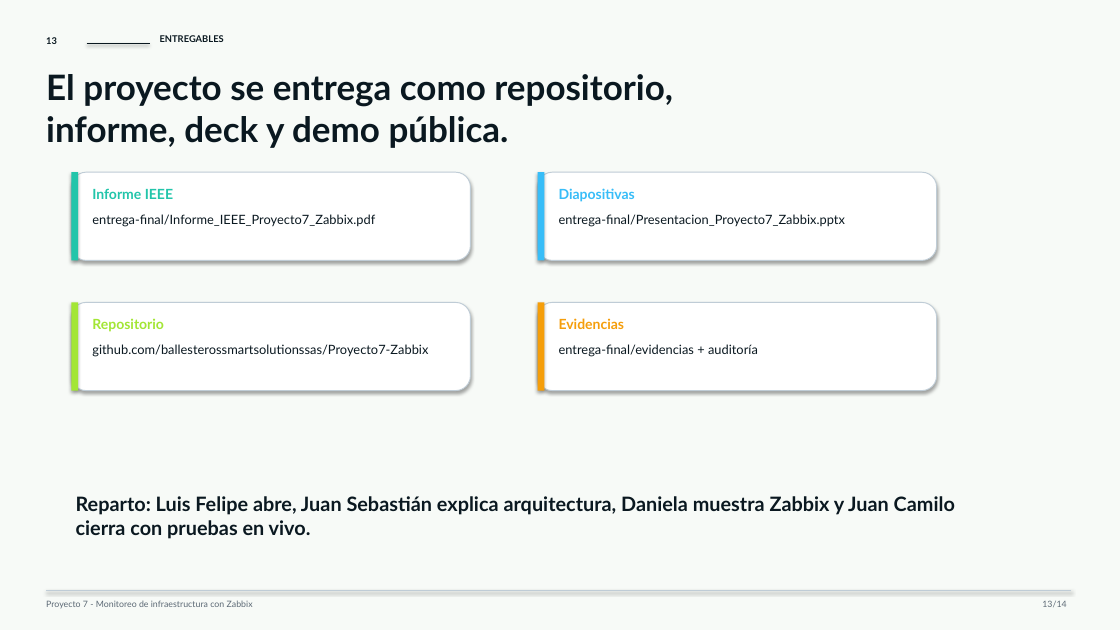
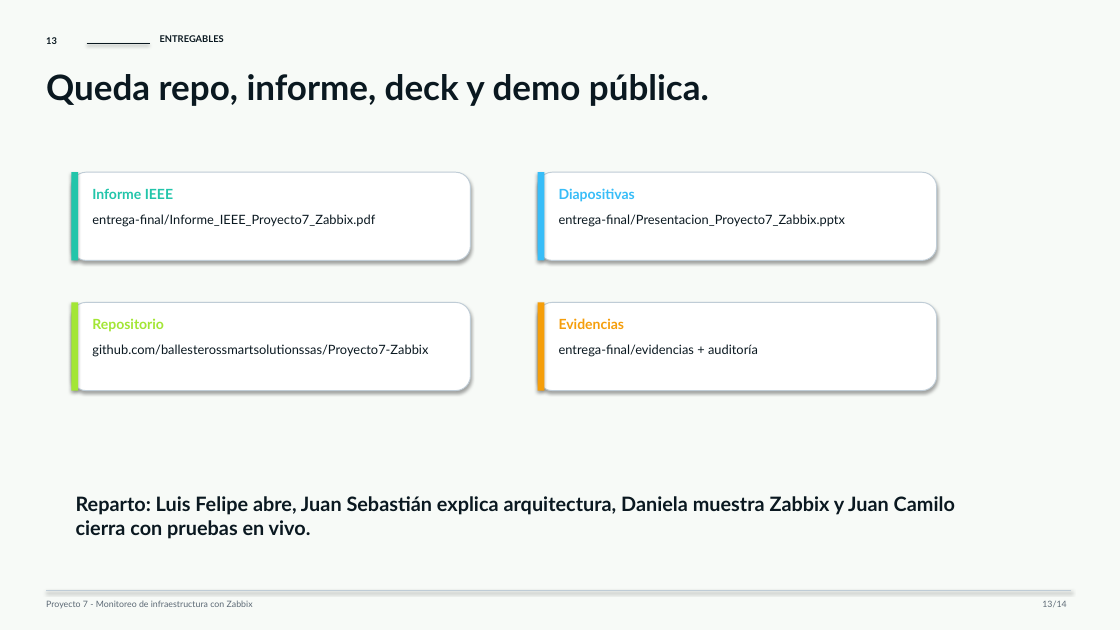
Before and after one commit to ballesterossmartsolutionssas/Proyecto7-Zabbix, a slide deck: slide 13 of entrega-final/Presentacion_Proyecto7_Zabbix.pptx. Drawn at 1120x630 pixels with LibreOffice and Linux fonts; fonts in the diff are those of the drawing. Boxes give left, top, right and bottom in pixels: in the first picture for what was removed or moved away, otherwise in the second. Text is boxed around its words. In the diff, an @@ line names an element or a change of style, - is before the commit and + after.

Commit message:
Expand observability demo and polish deck

```diff
--- a/entrega-final/Presentacion_Proyecto7_Zabbix.pptx
+++ b/entrega-final/Presentacion_Proyecto7_Zabbix.pptx
@@ text at (46,74,709,106): text changed @@
-El proyecto se entrega como repositorio, informe, deck y demo pública.
+Queda repo, informe, deck y demo pública.
```
Also in this commit, not shown: 13 other slides changed, 11 other files.
